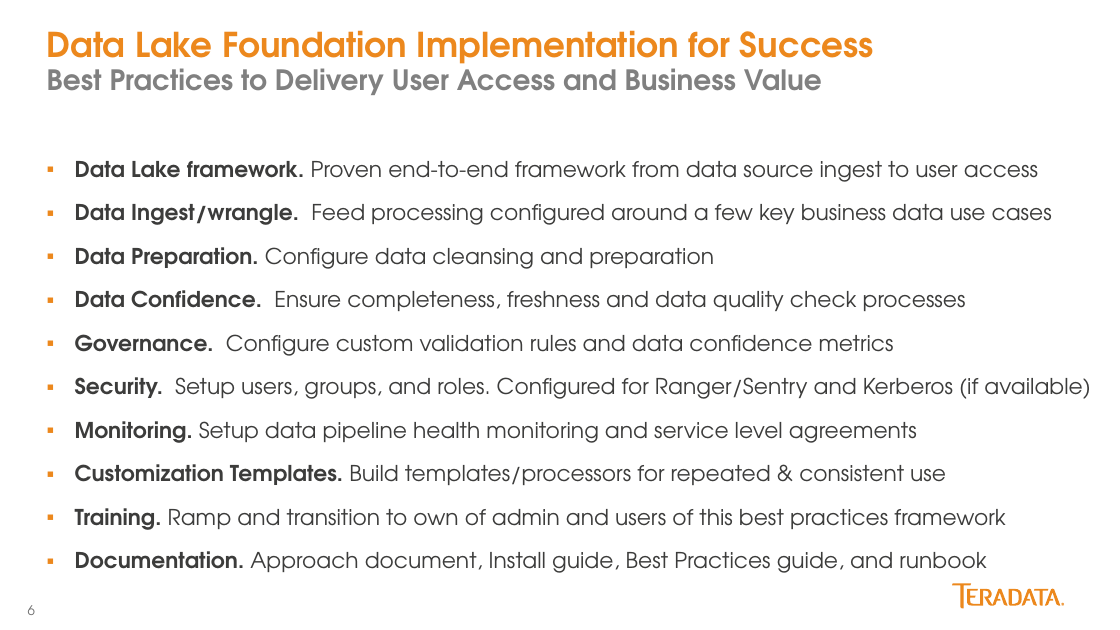
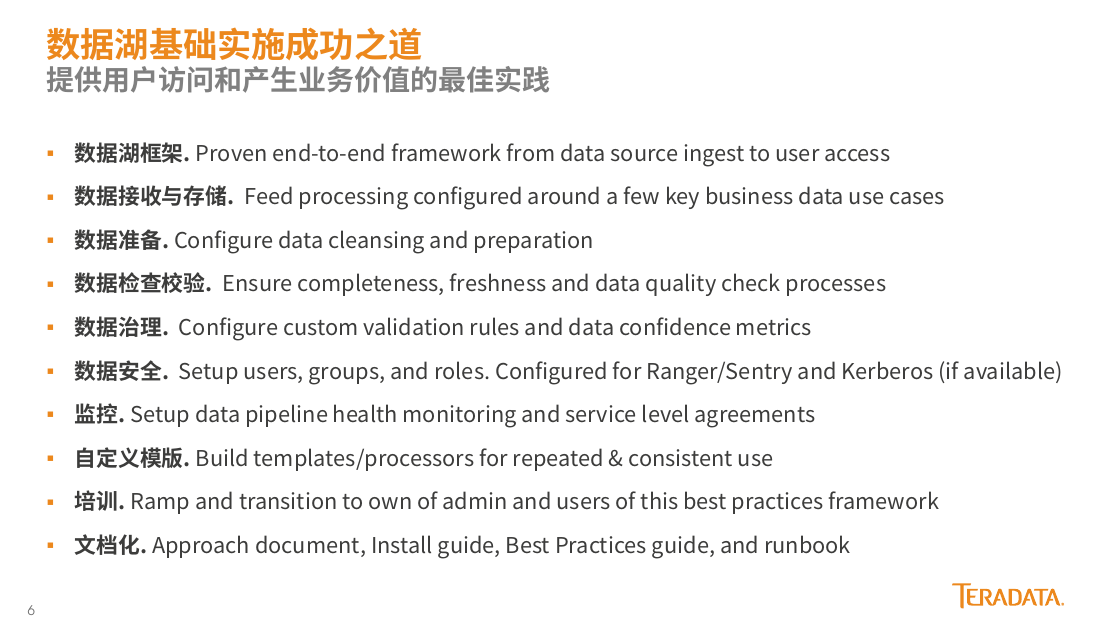
Before and after one commit to yaoran2000/MyTeradata, a slide deck: slide 6 of slides/Kylo配置与使用.pptx. Drawn at 1120x630 pixels with LibreOffice and Linux fonts; fonts in the diff are those of the drawing. Boxes give left, top, right and bottom in pixels: in the first picture for what was removed or moved away, otherwise in the second. Text is boxed around its words. In the diff, an @@ line names an element or a change of style, - is before the commit and + after.

```diff
--- a/slides/Kylo配置与使用.pptx
+++ b/slides/Kylo配置与使用.pptx
@@ title at box(47, 27, 551, 93): text changed @@
-Data Lake Foundation Implementation for Success
-Best Practices to Delivery User Access and Business Value
+数据湖基础实施成功之道
+提供用户访问和产生业务价值的最佳实践
@@ text at box(75, 142, 1063, 559): text changed; font TeX Gyre Adventor to Noto Sans CJK SC @@
-▪ Data Lake framework. Proven end-to-end framework from data source ingest to user access
-▪ Data Ingest/wrangle. Feed processing configured around a few key business data use cases
-▪ Data Preparation. Configure data cleansing and preparation
-▪ Data Confidence. Ensure completeness, freshness and data quality check processes
-▪ Governance. Configure custom validation rules and data confidence metrics
-▪ Security. Setup users, groups, and roles. Configured for Ranger/Sentry and Kerberos (if available)
-▪ Monitoring. Setup data pipeline health monitoring and service level agreements
-▪ Customization Templates. Build templates/processors for repeated & consistent use
-▪ Training. Ramp and transition to own of admin and users of this best practices framework
-▪ Documentation. Approach document, Install guide, Best Practices guide, and runbook
+▪ 数据湖框架. Proven end-to-end framework from data source ingest to user access
+▪ 数据接收与存储. Feed processing configured around a few key business data use cases
+▪ 数据准备. Configure data cleansing and preparation
+▪ 数据检查校验. Ensure completeness, freshness and data quality check processes
+▪ 数据治理. Configure custom validation rules and data confidence metrics
+▪ 数据安全. Setup users, groups, and roles. Configured for Ranger/Sentry and Kerberos (if available)
+▪ 监控. Setup data pipeline health monitoring and service level agreements
+▪ 自定义模版. Build templates/processors for repeated & consistent use
+▪ 培训. Ramp and transition to own of admin and users of this best practices framework
+▪ 文档化. Approach document, Install guide, Best Practices guide, and runbook
```
Also in this commit, not shown: 6 other slides changed, 1 slide added, 2 slides removed.
